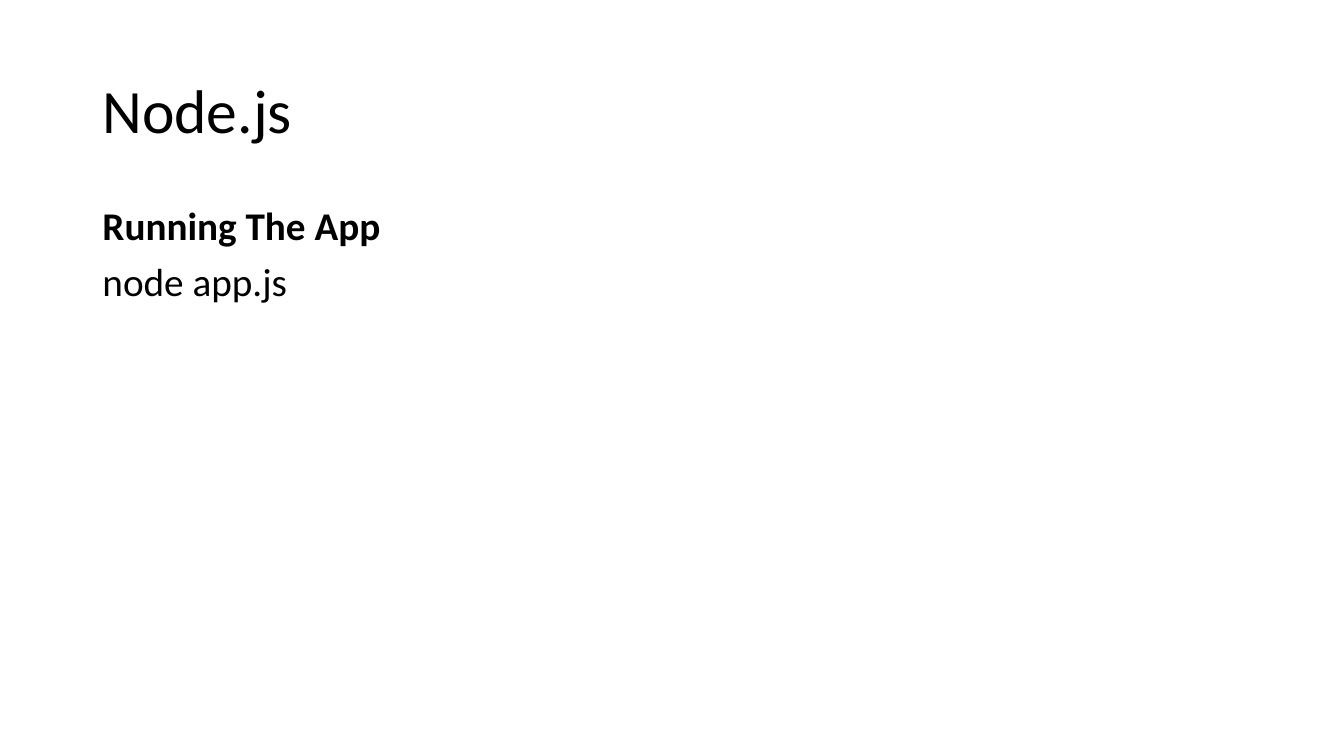
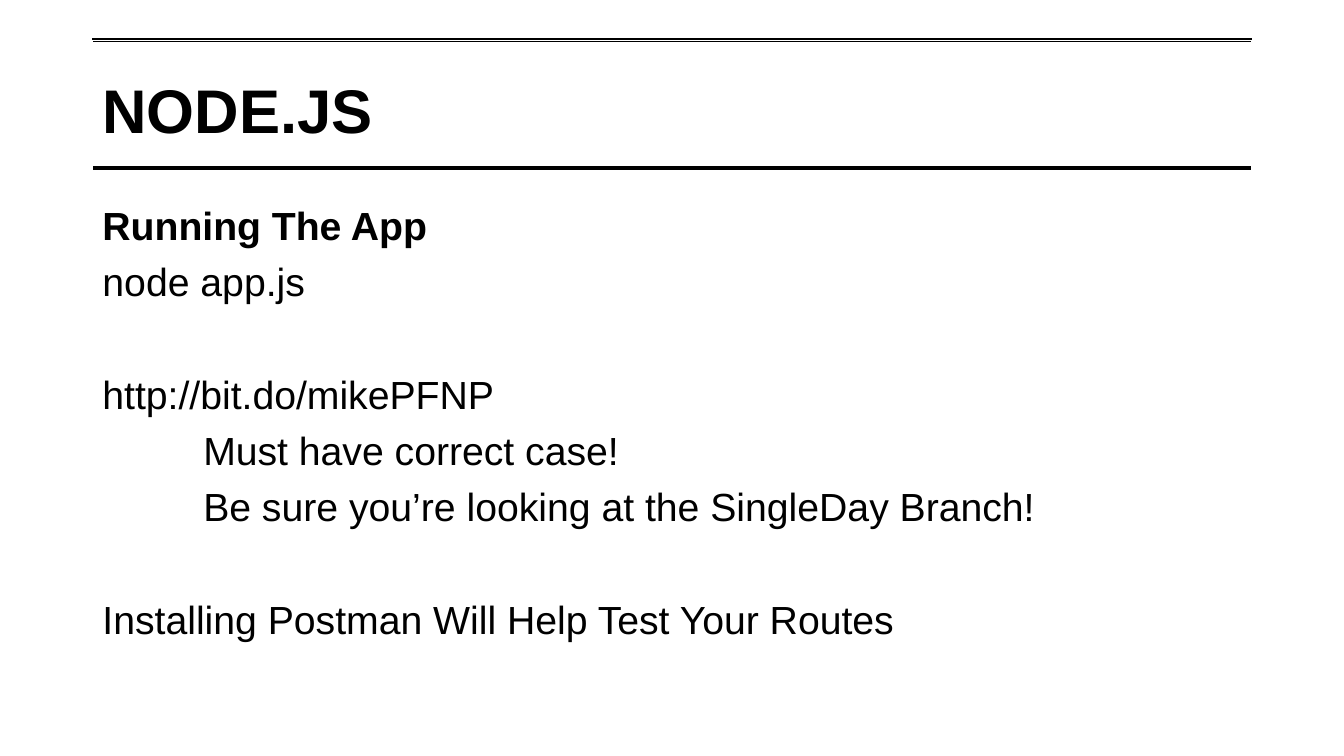
Before and after one commit to lipsitzm/PFNP, a slide deck: slide 108 of PFNP Single Day.pptx (slide 99 before the commit). Drawn at 1344x756 pixels with LibreOffice and Linux fonts; fonts in the diff are those of the drawing; background and template pictures are left out. Boxes give left, top, right and bottom in pixels: in the first picture for what was removed or moved away, otherwise in the second. Text is boxed around its words. In the diff, an @@ line names an element or a change of style, - is before the commit and + after.

```diff
--- a/PFNP Single Day.pptx
+++ b/PFNP Single Day.pptx
@@ title "NODE.JS": place and size @@
-title "NODE.JS" at bbox=[102, 90, 291, 144]
+title "NODE.JS" at bbox=[93, 40, 1252, 187]
@@ title "NODE.JS" at bbox=[93, 40, 1252, 187]: outline none to #FFFFFF 0.75 pt @@
@@ line added from (93, 40) to (1252, 40), #000000 3 pt @@
@@ title at bbox=[102, 90, 372, 134]: text changed; font Calibri to Arial; bold on @@
-Node.js
+NODE.JS
@@ line added from (93, 168) to (1252, 168), #000000 3 pt @@
@@ text at bbox=[102, 211, 427, 304]: font Calibri to Arial in "Running The App", "node app.js" @@
@@ text at bbox=[102, 380, 1035, 642]: paragraphs added @@
+http://bit.do/mikePFNP
+Must have correct case!
+Be sure you’re looking at the SingleDay Branch!
+Installing Postman Will Help Test Your Routes
```
Also in this commit, not shown: 112 other slides changed, 11 slides added.
